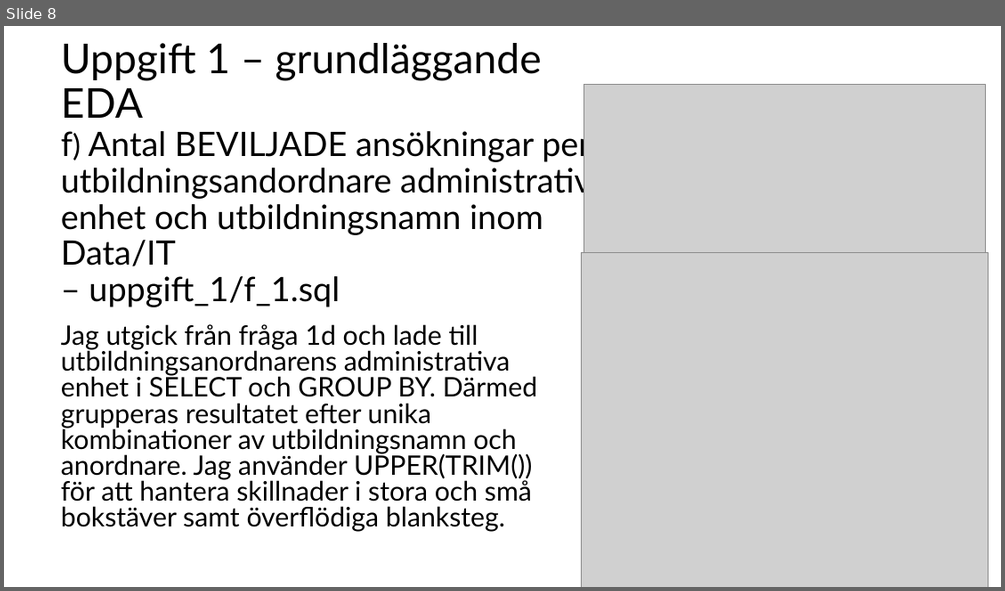
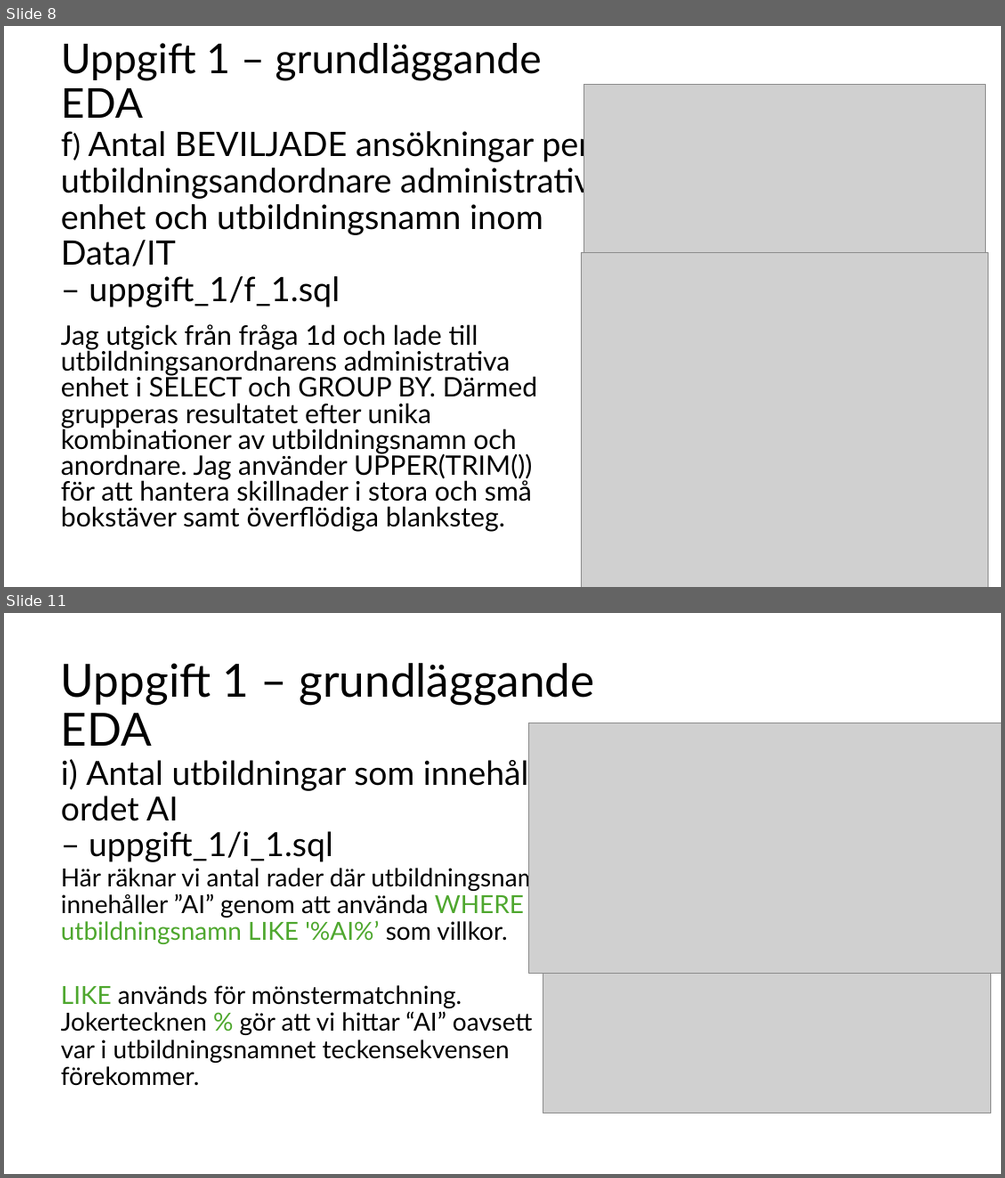
Before and after one commit to dosselicious/the_skool_jens_dossel, a slide deck: The Skool - Jens Dossel.pptx. Shown one above the other, each under a label of ours: slide 8 before the commit, slides 8 and 11 after it; the slides between them are not shown. The pictures are 1005x591 and 1005x1178 pixels, drawn with LibreOffice and Linux fonts; fonts in the diff are those of the drawing; grey boxes stand for pictures. Boxes give left, top, right and bottom in pixels: in the first picture for what was removed or moved away, otherwise in the second. Text is boxed around its words. In the diff, an @@ line names an element or a change of style, - is before the commit and + after.

```diff
--- a/The Skool - Jens Dossel.pptx
+++ b/The Skool - Jens Dossel.pptx
@@ slide 11 added at (4,613,1001,1174), background #FFFFFF @@
@@ title added at (61,663,594,862), 32 pt, text #000000 @@
+Uppgift 1 – grundläggande EDA
+i) Antal utbildningar som innehåller
+ordet AI
+– uppgift_1/i_1.sql
@@ picture added at (529,723,1001,973) @@
@@ text added at (61,864,551,1086), 24 pt, text #000000 @@
+Här räknar vi antal rader där utbildningsnamn innehåller ”AI” genom att använda WHERE utbildningsnamn LIKE '%AI%’ som villkor.
+LIKE används för mönstermatchning. Jokertecknen % gör att vi hittar “AI” oavsett var i utbildningsnamnet teckensekvensen förekommer.
@@ picture added at (543,921,990,1112) @@
```
Also in this commit, not shown: 1 slide changed, 1 other slide added.
